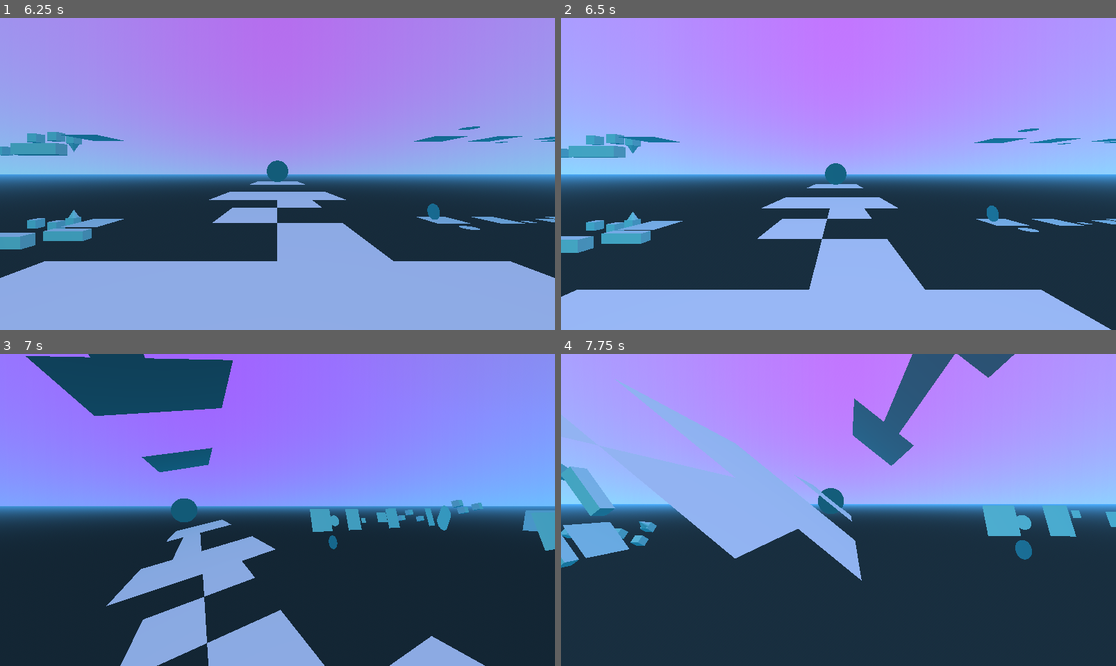
Above: before the commit, frames 1-4 (two rows, left to right).
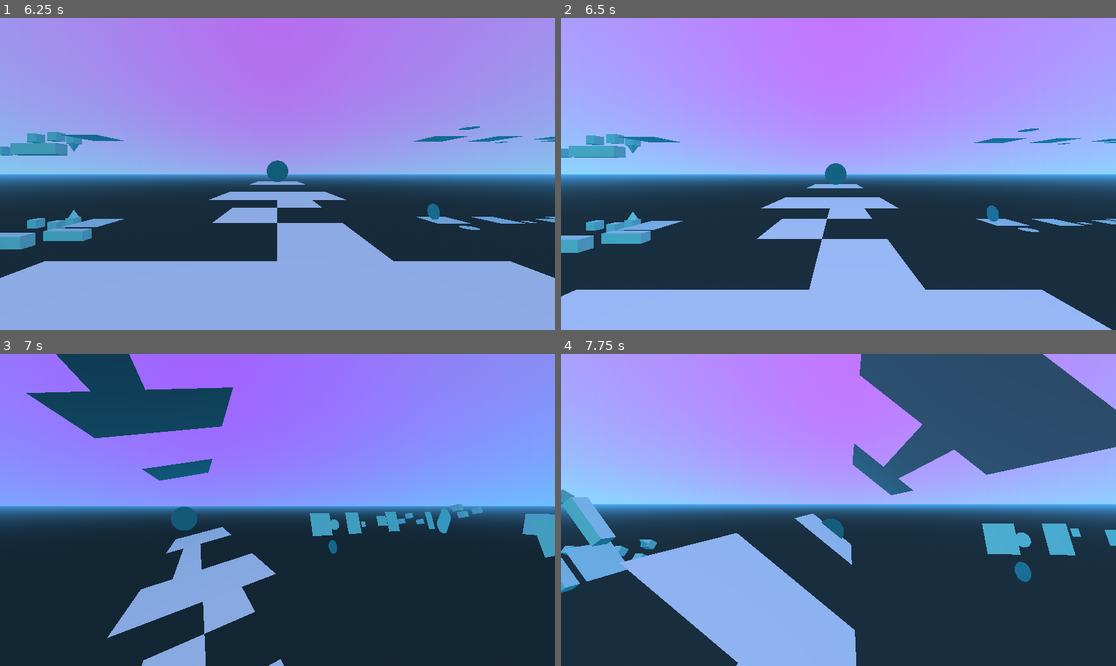
Above: after the commit, the same moments.

Repository: william-v4/flippyflippy
Game: Godot game, scene res://main/main.tscn
Same seed, same stepped clock (60 frames per second), same inputs: the game is played once before the commit and once after it.
Inputs (mouse positions are in pixels of both pictures, inside the frame that each line leads up to):
- Up to frame 1 (6.25 s): move the mouse to (399, 158) at 0.52 s; hold D (move_right) 0.53-1.28 s; hold E (action_key_a) 0.53-1.28 s; tap Space (jump) at 0.77, 0.8, 1.07, 1.35, 1.52, 1.82, 2.3, 2.75, 3.02, 3.32, 4.52, 4.82, 5.3, 5.85, 6.02 s; move the mouse to (166, 189) at 1.27 s; hold S (move_back) 1.28-2.03 s; tap E (action_key_a) at 1.55, 2.85, 4.35, 6.05 s; tap Enter at 2, 3.5 s; move the mouse to (333, 105) at 2.02 s; hold D (move_right) 2.03-2.78 s; hold E (action_key_a) 2.03-2.78 s; move the mouse to (249, 236) at 2.77 s; hold W (move_forward) 2.78-3.53 s; move the mouse to (444, 220) at 3.52 s; hold A (move_left) 3.53-4.28 s; hold Space (jump) 3.53-4.28 s; tap Escape (return) at 4.15 s; move the mouse to (233, 170) at 4.27 s; hold W (move_forward) 4.28-5.78 s; move the mouse to (283, 174) at 5.02 s; hold E (action_key_a) 5.03-5.78 s; move the mouse to (255, 167) at 5.77 s; hold D (move_right) from 5.78 s (still down)
- Up to frame 2 (6.5 s): keep holding D (move_right); tap Space (jump) at 6.32 s
- Up to frame 3 (7 s): move the mouse to (305, 510) at 6.52 s; release D (move_right) at 6.53 s; hold W (move_forward) from 6.53 s (still down); hold E (action_key_a) from 6.53 s (still down); tap Space (jump) at 6.77, 6.8 s
- Up to frame 4 (7.75 s): keep holding W (move_forward); tap Space (jump) at 7.07, 7.52 s; move the mouse to (810, 510) at 7.27 s; release E (action_key_a) at 7.28 s; tap E (action_key_a) at 7.35 s

Frame 1 is identical in both runs. In frame 2, less than 0.1% of the frame differs, in the area x 0-100%, y 35-100%; in frame 3, 16%; in frame 4, 33%, in the area x 0-100%, y 0-100%.

Commit message:
Add boost to player's y acceleration when switching platforms

Diff:
--- a/godotproject/main/main.gd
+++ b/godotproject/main/main.gd
@@ -1,4 +1,7 @@
 extends Node
+
+signal platform_transition_started
+signal platform_transition_stopped
 
 var player : Object
 var player_camera_marker : Object
@@ -99,6 +102,7 @@
 func check_rotation_status():
 	if (!platform_animation_player.is_playing()):
 		rotating = false
+		platform_transition_stopped.emit()
 		if (get_node(current_level_path + main_base_platform_collision_shape).is_disabled()):
 			disable_platform_physics(false, true)
 
@@ -168,6 +172,11 @@
 func rotate_if_requested():
 	if (Input.is_action_just_pressed("action_key_a") and (current_platform == Platform.MAIN) and !rotating and !player.movement_paused):
 		disable_platform_physics(true, false)
+		# This sets the player's y acceleration to 300 for one frame, similar to how a jump
+		#	is usually started in the player script. This is subject to change.
+		#print(str(player.get_target_acceleration()))
+		#player.set_target_acceleration((player.get_target_acceleration()["x"]), (5000), (player.get_target_acceleration()["z"]))
+		platform_transition_started.emit()
 		# platform_animation_player.play("rotatetoparallel")
 		for a in levelrotators:
 			print(a)
@@ -180,6 +189,7 @@
 			$MainWorldEnvironment/AnimationPlayer.play("firstjumpfade")
 	elif (Input.is_action_just_pressed("action_key_a") and (current_platform == Platform.PARALLEL) and !rotating and !player.movement_paused):
 		disable_platform_physics(true, false)
+		platform_transition_started.emit()
 		# platform_animation_player.play_backwards("rotatetoparallel")
 		for a in levelrotators:
 			a.play_backwards("rotatetoparallel")
@@ -245,6 +255,8 @@
 func request_death_screen():
 	pass
 
+# This only affects the tutorial level because of the way it was written,
+#	though this whole function may be removed.
 func disable_platform_physics(level_platform_state : bool, transition_platform_state : bool):
 	get_node(current_level_path + main_base_platform_collision_shape).set_deferred("disabled", level_platform_state)
 	get_node(current_level_path + main_spikes_collision_shape).set_deferred("disabled", level_platform_state)
--- a/godotproject/player/player.gd
+++ b/godotproject/player/player.gd
@@ -22,6 +22,9 @@
 # if the player is looking above 60 degrees
 @export var lookingup : bool
 
+# Variable to change how the player jumps in-game (depending on whether a platform transition is happening)
+var jump_status : int
+
 # Variable for the player's "net" acceleration
 var target_acceleration : Dictionary = {"x" = 0, "y" = 0, "z" = 0}
 
@@ -36,6 +39,8 @@
 
 const input_negative_value : Dictionary = {"x" = "move_left", "y" = 0, "z" = "move_forward"}
 const input_positive_value : Dictionary = {"x" = "move_right", "y" = 0, "z" = "move_back"}
+
+enum JumpStates {NORMAL, JUST_OVERRIDDEN, OVERRIDDEN}
 
 # if the game is paused or not
 var movement_paused : bool
@@ -49,8 +54,12 @@
 	camera = get_node("PlayerCameraMarker/Camera3D")
 	main = get_parent()
 
+	main.platform_transition_started.connect(_on_platform_transition_started)
+	main.platform_transition_stopped.connect(_on_platform_transition_stopped)
+
 	get_node('PlayerMesh').set_visible(true)
 
+	jump_status = JumpStates.NORMAL
 	velocity = Vector3.ZERO
 
 func is_movement_paused():
@@ -62,6 +71,15 @@
 func reset_player_movement():
 	target_acceleration = {"x" = 0, "y" = 0, "z" = 0}
 	target_velocity = {"x" = 0, "y" = 0, "z" = 0}
+
+func set_target_acceleration(new_x : int, new_y : int, new_z : int):
+	target_acceleration["x"] = new_x
+	target_acceleration["y"] = new_y
+	target_acceleration["z"] = new_z
+
+func get_target_acceleration():
+	var target_acceleration_to_return : Dictionary = {"x" = target_acceleration["x"], "y" = target_acceleration["y"], "z" = target_acceleration["z"]}
+	return target_acceleration_to_return
 
 func calculate_ground_velocity(delta : float):
 	# Determine the velocity of target_velocity on the x and z axis, respectively.
@@ -135,20 +153,29 @@
 	target_velocity["z"] = sin(atan2(current_z_velocity, current_x_velocity)) * max_velocity_scalar["z"]
 
 func calculate_y_velocity(delta : float):
+	var previous_target_acceleration : int = target_acceleration["y"]
+
 	# If nothing else below this instruction changes the target acceleration along the y axis, the acceleration due to gravity will be the only acceleration along the y axis, bringing the player back to the ground.
 	target_acceleration["y"] = -(gravity_acceleration_scalar)
 
-	if (is_on_floor()):
-		target_acceleration["y"] = 0
-		target_velocity["y"] = 0
-
-	# If the player is on the ground and presses the jump action key, begin a jump.
-	if (Input.is_action_pressed("jump") and is_on_floor() and !get_parent().rotating):
+	if (jump_status == JumpStates.NORMAL):
+		if (is_on_floor()):
+			target_acceleration["y"] = 0
+			target_velocity["y"] = 0
+
+		# If the player is on the ground and presses the jump action key, begin a jump.
+		if (Input.is_action_pressed("jump") and is_on_floor() and !get_parent().rotating):
+			target_acceleration["y"] = applied_normal_acceleration_scalar["y"]
+
+		# If the player continues to press the "jump" action after starting the jump from the floor, lower the (scalar) acceleration due to gravity to provide the player more time in the air.
+		if (Input.is_action_pressed("jump") and !is_on_floor() and !get_parent().rotating and (target_velocity["y"] > 0) and (previous_target_acceleration > -(gravity_acceleration_scalar))):
+			target_acceleration["y"] = (-(gravity_acceleration_scalar)) + lower_gravity_scalar
+	elif (jump_status == JumpStates.JUST_OVERRIDDEN):
 		target_acceleration["y"] = applied_normal_acceleration_scalar["y"]
-
-	# If the player continues to press the "jump" action after starting the jump from the floor, lower the (scalar) acceleration due to gravity to provide the player more time in the air.
-	if  (Input.is_action_pressed("jump") and is_on_floor() and !get_parent().rotating and (target_velocity["y"] > 0)):
-		target_acceleration["y"] = (-(gravity_acceleration_scalar)) + lower_gravity_scalar
+		jump_status = JumpStates.OVERRIDDEN
+	elif (jump_status == JumpStates.OVERRIDDEN):
+		if ((Input.is_action_pressed("action_key_a")) and (target_velocity["y"] > 0) and (previous_target_acceleration > -(gravity_acceleration_scalar))):
+			target_acceleration["y"] = (-(gravity_acceleration_scalar)) + lower_gravity_scalar
 
 	if (abs((target_acceleration["y"] * delta) + target_velocity["y"]) > max_velocity_scalar["y"]):
 		target_velocity["y"] = (abs(target_velocity["y"])/target_velocity["y"]) * max_velocity_scalar["y"]
@@ -192,6 +219,8 @@
 		move_and_slide()
 		#print(str(get_slide_collision_count()))
 		check_looking_up()
+
+		print(str(target_velocity["y"]))
 
 		#print(str(get_tree().get_root().get_node("Main").get_node("Levels").get_node(str(area.get_parent().nextlevel))))
 
@@ -208,7 +237,12 @@
 		move_forward_level.emit(true, get_node(str(area.get_parent().nextlevel).replace("../", "../Levels/")))
 		#global_transform.origin = get_tree().get_root().get_node("Main").get_node("Levels").get_node(str(area.get_parent().nextlevel).replace("../", "")).get_node("start").global_position
 
-
 func _on_object_detector_body_entered(body):
 	if "jumppad" in body.name:
 		target_velocity["y"] += 15
+
+func _on_platform_transition_started():
+	jump_status = JumpStates.JUST_OVERRIDDEN
+
+func _on_platform_transition_stopped():
+	jump_status = JumpStates.NORMAL
--- a/godotproject/player/player.tscn
+++ b/godotproject/player/player.tscn
@@ -13,6 +13,8 @@
 [node name="Player" type="CharacterBody3D"]
 collision_mask = 42
 script = ExtResource("1_2x3ex")
+gravity_acceleration_scalar = 6
+lower_gravity_scalar = 1
 
 [node name="PlayerMesh" type="MeshInstance3D" parent="."]
 mesh = SubResource("CapsuleMesh_4oal2")
